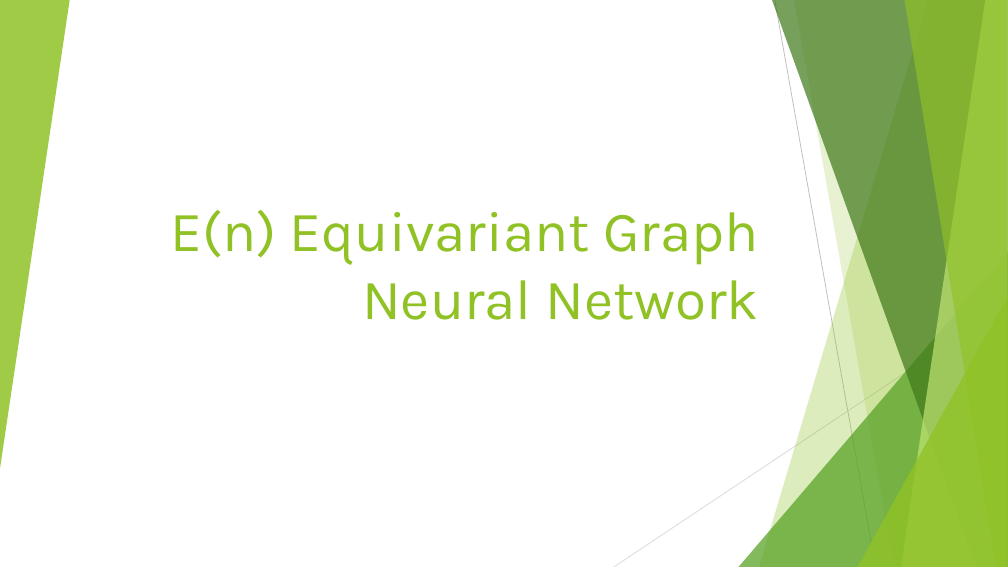
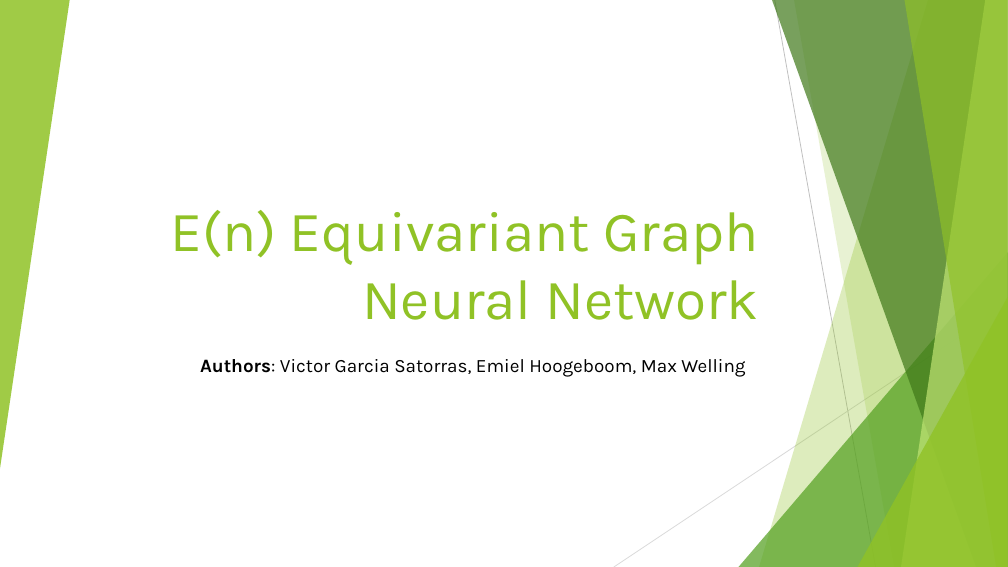
Before and after one commit to HoangTrang150302/AI_test, a slide deck: slide 1 of Task 1/#3 Presentation.pptx. Drawn at 1008x567 pixels with LibreOffice and Linux fonts; fonts in the diff are those of the drawing. Boxes give left, top, right and bottom in pixels: in the first picture for what was removed or moved away, otherwise in the second. Text is boxed around its words. In the diff, an @@ line names an element or a change of style, - is before the commit and + after.

```diff
--- a/Task 1/#3 Presentation.pptx
+++ b/Task 1/#3 Presentation.pptx
@@ text added at (x1=200, y1=359, x2=745, y2=377), 18 pt, text #000000 @@
+Authors: Victor Garcia Satorras, Emiel Hoogeboom, Max Welling
```
Also in this commit, not shown: 7 other slides changed, 2 slides added, 19 other files.
